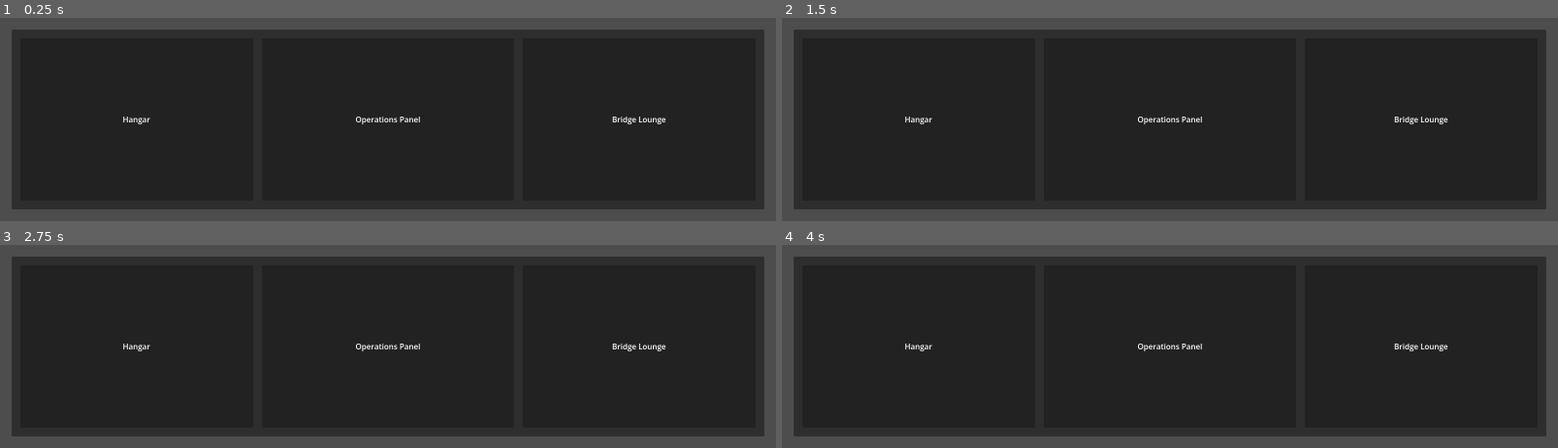
Above: before the commit, frames 1-4 (two rows, left to right).
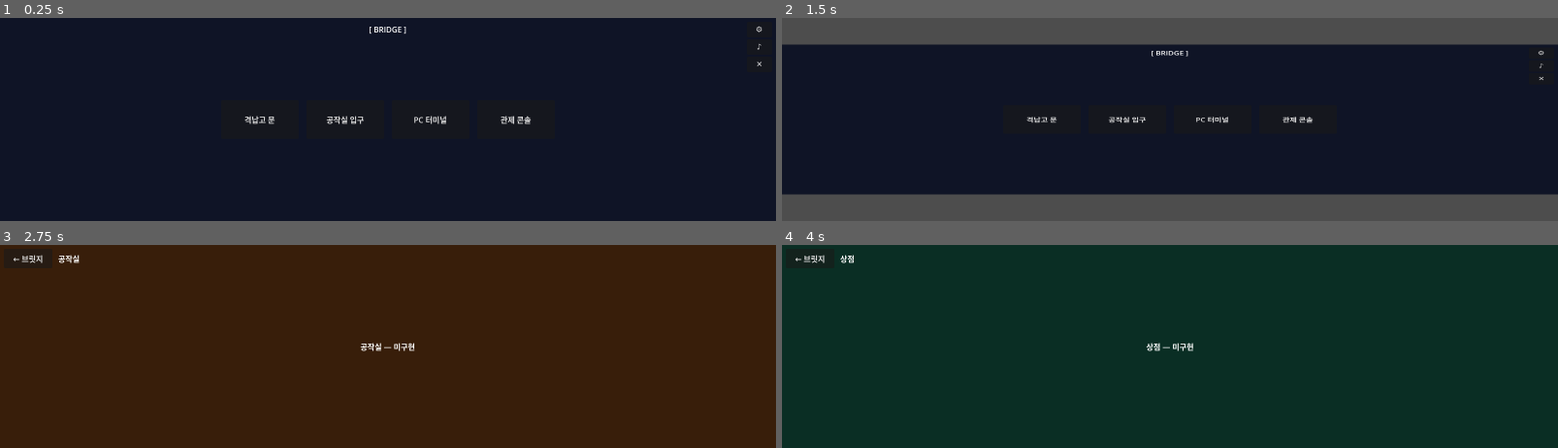
Above: after the commit, the same moments.

Repository: havergooday/dockclicker
Game: Godot game, scene res://scenes/main/main.tscn
Two runs of this game, one before a commit and one after it. Both use one fixed random seed, a clock stepped at 60 frames per second and the inputs below.
Inputs (mouse positions are in pixels of both pictures, inside the frame that each line leads up to):
- Up to frame 1 (0.25 s): no input
- Up to frame 2 (1.5 s): click (1045, 119) at 0.5 s, where only the run after the commit has a clickable "격납고 문"; click (813, 32) at 1.25 s, where only the run after the commit has a clickable "← 브릿지"
- Up to frame 3 (2.75 s): click (341, 346) at 2 s, where only the run after the commit has a clickable "공작실 입구"
- Up to frame 4 (4 s): click (813, 259) at 2.75 s, where only the run after the commit has a clickable "← 브릿지"; click (1216, 346) at 3.5 s, where only the run after the commit has a clickable "PC 터미널"

The runs differ from the first frame. In frame 1, 27% of the frame differs, in the area x 0-100%, y 0-100%; in frame 2, 20%; in frame 3, 26%; in frame 4, 26%.

Commit message:
feat: implement panel flip navigation system
브릿지 뷰(메인) + 서브 패널 4개 구조로 main.tscn 재구성.
PanelManager autoload가 세로 Tween 플립으로 패널 전환을 총괄하며,
ESC 키 및 뒤로가기 버튼으로 브릿지 복귀 가능.

Co-Authored-By: Claude Sonnet 4.6 <noreply@anthropic.com>

Diff:
--- a/project.godot
+++ b/project.godot
@@ -18,12 +18,9 @@
 [autoload]
 
 GameState="*res://scripts/autoload/game_state.gd"
+PanelManager="*res://scripts/ui/panel_manager.gd"
 
 [display]
 
 window/size/viewport_width=1600
 window/size/viewport_height=420
-
-[rendering]
-
-renderer/rendering_method="mobile"
--- a/scenes/main/main.tscn
+++ b/scenes/main/main.tscn
@@ -1,7 +1,11 @@
-[gd_scene load_steps=3 format=3]
+[gd_scene load_steps=7 format=3]
 
-[ext_resource type="Script" path="res://scripts/core/app_root.gd" id="1_q0w1e"]
-[ext_resource type="Script" path="res://scripts/ui/main_panel.gd" id="2_a1s2d"]
+[ext_resource type="Script" path="res://scripts/core/app_root.gd" id="1_apprt"]
+[ext_resource type="PackedScene" path="res://scenes/ui/bridge_view.tscn" id="2_bview"]
+[ext_resource type="PackedScene" path="res://scenes/ui/panel_hangar.tscn" id="3_hangar"]
+[ext_resource type="PackedScene" path="res://scenes/ui/panel_workshop.tscn" id="4_wshop"]
+[ext_resource type="PackedScene" path="res://scenes/ui/panel_shop.tscn" id="5_shop"]
+[ext_resource type="PackedScene" path="res://scenes/ui/panel_dispatch.tscn" id="6_dspch"]
 
 [node name="AppRoot" type="Control"]
 layout_mode = 3
@@ -10,59 +14,39 @@
 anchor_bottom = 1.0
 grow_horizontal = 2
 grow_vertical = 2
-script = ExtResource("1_q0w1e")
+mouse_filter = 2
+script = ExtResource("1_apprt")
 
-[node name="MainPanel" type="PanelContainer" parent="."]
+[node name="BridgeView" parent="." instance=ExtResource("2_bview")]
 layout_mode = 1
 anchors_preset = 15
 anchor_right = 1.0
 anchor_bottom = 1.0
-offset_left = 24.0
-offset_top = 24.0
-offset_right = -24.0
-offset_bottom = -24.0
-script = ExtResource("2_a1s2d")
 
-[node name="Margin" type="MarginContainer" parent="MainPanel"]
-layout_mode = 2
-theme_override_constants/margin_left = 18
-theme_override_constants/margin_top = 18
-theme_override_constants/margin_right = 18
-theme_override_constants/margin_bottom = 18
+[node name="PanelHangar" parent="." instance=ExtResource("3_hangar")]
+layout_mode = 1
+anchors_preset = 15
+anchor_right = 1.0
+anchor_bottom = 1.0
+visible = false
 
-[node name="Columns" type="HBoxContainer" parent="MainPanel/Margin"]
-layout_mode = 2
-theme_override_constants/separation = 18
+[node name="PanelWorkshop" parent="." instance=ExtResource("4_wshop")]
+layout_mode = 1
+anchors_preset = 15
+anchor_right = 1.0
+anchor_bottom = 1.0
+visible = false
 
-[node name="HangarStub" type="PanelContainer" parent="MainPanel/Margin/Columns"]
-custom_minimum_size = Vector2(280, 0)
-layout_mode = 2
-size_flags_horizontal = 3
+[node name="PanelShop" parent="." instance=ExtResource("5_shop")]
+layout_mode = 1
+anchors_preset = 15
+anchor_right = 1.0
+anchor_bottom = 1.0
+visible = false
 
-[node name="HangarLabel" type="Label" parent="MainPanel/Margin/Columns/HangarStub"]
-layout_mode = 2
-text = "Hangar"
-horizontal_alignment = 1
-vertical_alignment = 1
-
-[node name="CenterStub" type="PanelContainer" parent="MainPanel/Margin/Columns"]
-custom_minimum_size = Vector2(520, 0)
-layout_mode = 2
-size_flags_horizontal = 3
-
-[node name="CenterLabel" type="Label" parent="MainPanel/Margin/Columns/CenterStub"]
-layout_mode = 2
-text = "Operations Panel"
-horizontal_alignment = 1
-vertical_alignment = 1
-
-[node name="BridgeStub" type="PanelContainer" parent="MainPanel/Margin/Columns"]
-custom_minimum_size = Vector2(320, 0)
-layout_mode = 2
-size_flags_horizontal = 3
-
-[node name="BridgeLabel" type="Label" parent="MainPanel/Margin/Columns/BridgeStub"]
-layout_mode = 2
-text = "Bridge Lounge"
-horizontal_alignment = 1
-vertical_alignment = 1
+[node name="PanelDispatch" parent="." instance=ExtResource("6_dspch")]
+layout_mode = 1
+anchors_preset = 15
+anchor_right = 1.0
+anchor_bottom = 1.0
+visible = false
--- /dev/null
+++ b/scenes/ui/bridge_view.tscn
@@ -0,0 +1,101 @@
+[gd_scene load_steps=3 format=3]
+
+[ext_resource type="Script" path="res://scripts/ui/bridge_view.gd" id="1_bview"]
+[ext_resource type="Script" path="res://scripts/ui/interaction_object.gd" id="2_iobj"]
+
+[node name="BridgeView" type="Control"]
+layout_mode = 3
+anchors_preset = 15
+anchor_right = 1.0
+anchor_bottom = 1.0
+grow_horizontal = 2
+grow_vertical = 2
+script = ExtResource("1_bview")
+
+[node name="Background" type="ColorRect" parent="."]
+layout_mode = 1
+anchors_preset = 15
+anchor_right = 1.0
+anchor_bottom = 1.0
+grow_horizontal = 2
+grow_vertical = 2
+color = Color(0.06, 0.08, 0.15, 1)
+
+[node name="TitleLabel" type="Label" parent="."]
+layout_mode = 1
+anchor_left = 0.5
+anchor_right = 0.5
+offset_left = -80.0
+offset_top = 12.0
+offset_right = 80.0
+offset_bottom = 36.0
+text = "[ BRIDGE ]"
+horizontal_alignment = 1
+
+[node name="ButtonsCenter" type="CenterContainer" parent="."]
+layout_mode = 1
+anchors_preset = 15
+anchor_right = 1.0
+anchor_bottom = 1.0
+grow_horizontal = 2
+grow_vertical = 2
+
+[node name="ObjectsContainer" type="HBoxContainer" parent="ButtonsCenter"]
+layout_mode = 2
+theme_override_constants/separation = 16
+
+[node name="HangarDoor" type="Button" parent="ButtonsCenter/ObjectsContainer"]
+layout_mode = 2
+custom_minimum_size = Vector2(160, 80)
+text = "격납고 문"
+script = ExtResource("2_iobj")
+target_panel = "hangar"
+
+[node name="WorkshopEntrance" type="Button" parent="ButtonsCenter/ObjectsContainer"]
+layout_mode = 2
+custom_minimum_size = Vector2(160, 80)
+text = "공작실 입구"
+script = ExtResource("2_iobj")
+target_panel = "workshop"
+
+[node name="PCTerminal" type="Button" parent="ButtonsCenter/ObjectsContainer"]
+layout_mode = 2
+custom_minimum_size = Vector2(160, 80)
+text = "PC 터미널"
+script = ExtResource("2_iobj")
+target_panel = "shop"
+
+[node name="ControlConsole" type="Button" parent="ButtonsCenter/ObjectsContainer"]
+layout_mode = 2
+custom_minimum_size = Vector2(160, 80)
+text = "관제 콘솔"
+script = ExtResource("2_iobj")
+target_panel = "dispatch"
+
+[node name="UtilBar" type="VBoxContainer" parent="."]
+layout_mode = 1
+anchor_left = 1.0
+anchor_top = 0.0
+anchor_right = 1.0
+anchor_bottom = 0.0
+offset_left = -60.0
+offset_top = 8.0
+offset_right = -8.0
+offset_bottom = 116.0
+grow_horizontal = 0
+theme_override_constants/separation = 4
+
+[node name="SettingsButton" type="Button" parent="UtilBar"]
+layout_mode = 2
+custom_minimum_size = Vector2(48, 32)
+text = "⚙"
+
+[node name="SoundButton" type="Button" parent="UtilBar"]
+layout_mode = 2
+custom_minimum_size = Vector2(48, 32)
+text = "♪"
+
+[node name="MinimizeButton" type="Button" parent="UtilBar"]
+layout_mode = 2
+custom_minimum_size = Vector2(48, 32)
+text = "✕"
--- /dev/null
+++ b/scenes/ui/panel_dispatch.tscn
@@ -0,0 +1,60 @@
+[gd_scene load_steps=2 format=3]
+
+[ext_resource type="Script" path="res://scripts/ui/sub_panel_base.gd" id="1_dispatch"]
+
+[node name="PanelDispatch" type="Control"]
+layout_mode = 3
+anchors_preset = 15
+anchor_right = 1.0
+anchor_bottom = 1.0
+grow_horizontal = 2
+grow_vertical = 2
+script = ExtResource("1_dispatch")
+panel_id = "dispatch"
+
+[node name="Background" type="ColorRect" parent="."]
+layout_mode = 1
+anchors_preset = 15
+anchor_right = 1.0
+anchor_bottom = 1.0
+grow_horizontal = 2
+grow_vertical = 2
+color = Color(0.14, 0.06, 0.22, 1)
+
+[node name="Header" type="HBoxContainer" parent="."]
+layout_mode = 1
+anchor_left = 0.0
+anchor_top = 0.0
+anchor_right = 1.0
+anchor_bottom = 0.0
+offset_left = 8.0
+offset_top = 8.0
+offset_right = -8.0
+offset_bottom = 48.0
+grow_horizontal = 2
+theme_override_constants/separation = 12
+
+[node name="BackButton" type="Button" parent="Header"]
+layout_mode = 2
+custom_minimum_size = Vector2(100, 32)
+text = "← 브릿지"
+
+[node name="TitleLabel" type="Label" parent="Header"]
+layout_mode = 2
+size_flags_horizontal = 3
+text = "파견 관제"
+vertical_alignment = 1
+
+[node name="ContentArea" type="CenterContainer" parent="."]
+layout_mode = 1
+anchors_preset = 15
+anchor_right = 1.0
+anchor_bottom = 1.0
+grow_horizontal = 2
+grow_vertical = 2
+mouse_filter = 2
+
+[node name="PlaceholderLabel" type="Label" parent="ContentArea"]
+layout_mode = 2
+text = "파견 관제 — 미구현"
+horizontal_alignment = 1
--- /dev/null
+++ b/scenes/ui/panel_hangar.tscn
@@ -0,0 +1,60 @@
+[gd_scene load_steps=2 format=3]
+
+[ext_resource type="Script" path="res://scripts/ui/sub_panel_base.gd" id="1_hangar"]
+
+[node name="PanelHangar" type="Control"]
+layout_mode = 3
+anchors_preset = 15
+anchor_right = 1.0
+anchor_bottom = 1.0
+grow_horizontal = 2
+grow_vertical = 2
+script = ExtResource("1_hangar")
+panel_id = "hangar"
+
+[node name="Background" type="ColorRect" parent="."]
+layout_mode = 1
+anchors_preset = 15
+anchor_right = 1.0
+anchor_bottom = 1.0
+grow_horizontal = 2
+grow_vertical = 2
+color = Color(0.08, 0.12, 0.22, 1)
+
+[node name="Header" type="HBoxContainer" parent="."]
+layout_mode = 1
+anchor_left = 0.0
+anchor_top = 0.0
+anchor_right = 1.0
+anchor_bottom = 0.0
+offset_left = 8.0
+offset_top = 8.0
+offset_right = -8.0
+offset_bottom = 48.0
+grow_horizontal = 2
+theme_override_constants/separation = 12
+
+[node name="BackButton" type="Button" parent="Header"]
+layout_mode = 2
+custom_minimum_size = Vector2(100, 32)
+text = "← 브릿지"
+
+[node name="TitleLabel" type="Label" parent="Header"]
+layout_mode = 2
+size_flags_horizontal = 3
+text = "격납고"
+vertical_alignment = 1
+
+[node name="ContentArea" type="CenterContainer" parent="."]
+layout_mode = 1
+anchors_preset = 15
+anchor_right = 1.0
+anchor_bottom = 1.0
+grow_horizontal = 2
+grow_vertical = 2
+mouse_filter = 2
+
+[node name="PlaceholderLabel" type="Label" parent="ContentArea"]
+layout_mode = 2
+text = "격납고 — 미구현"
+horizontal_alignment = 1
--- /dev/null
+++ b/scenes/ui/panel_shop.tscn
@@ -0,0 +1,60 @@
+[gd_scene load_steps=2 format=3]
+
+[ext_resource type="Script" path="res://scripts/ui/sub_panel_base.gd" id="1_shop"]
+
+[node name="PanelShop" type="Control"]
+layout_mode = 3
+anchors_preset = 15
+anchor_right = 1.0
+anchor_bottom = 1.0
+grow_horizontal = 2
+grow_vertical = 2
+script = ExtResource("1_shop")
+panel_id = "shop"
+
+[node name="Background" type="ColorRect" parent="."]
+layout_mode = 1
+anchors_preset = 15
+anchor_right = 1.0
+anchor_bottom = 1.0
+grow_horizontal = 2
+grow_vertical = 2
+color = Color(0.04, 0.18, 0.14, 1)
+
+[node name="Header" type="HBoxContainer" parent="."]
+layout_mode = 1
+anchor_left = 0.0
+anchor_top = 0.0
+anchor_right = 1.0
+anchor_bottom = 0.0
+offset_left = 8.0
+offset_top = 8.0
+offset_right = -8.0
+offset_bottom = 48.0
+grow_horizontal = 2
+theme_override_constants/separation = 12
+
+[node name="BackButton" type="Button" parent="Header"]
+layout_mode = 2
+custom_minimum_size = Vector2(100, 32)
+text = "← 브릿지"
+
+[node name="TitleLabel" type="Label" parent="Header"]
+layout_mode = 2
+size_flags_horizontal = 3
+text = "상점"
+vertical_alignment = 1
+
+[node name="ContentArea" type="CenterContainer" parent="."]
+layout_mode = 1
+anchors_preset = 15
+anchor_right = 1.0
+anchor_bottom = 1.0
+grow_horizontal = 2
+grow_vertical = 2
+mouse_filter = 2
+
+[node name="PlaceholderLabel" type="Label" parent="ContentArea"]
+layout_mode = 2
+text = "상점 — 미구현"
+horizontal_alignment = 1
--- /dev/null
+++ b/scenes/ui/panel_workshop.tscn
@@ -0,0 +1,60 @@
+[gd_scene load_steps=2 format=3]
+
+[ext_resource type="Script" path="res://scripts/ui/sub_panel_base.gd" id="1_workshop"]
+
+[node name="PanelWorkshop" type="Control"]
+layout_mode = 3
+anchors_preset = 15
+anchor_right = 1.0
+anchor_bottom = 1.0
+grow_horizontal = 2
+grow_vertical = 2
+script = ExtResource("1_workshop")
+panel_id = "workshop"
+
+[node name="Background" type="ColorRect" parent="."]
+layout_mode = 1
+anchors_preset = 15
+anchor_right = 1.0
+anchor_bottom = 1.0
+grow_horizontal = 2
+grow_vertical = 2
+color = Color(0.22, 0.12, 0.04, 1)
+
+[node name="Header" type="HBoxContainer" parent="."]
+layout_mode = 1
+anchor_left = 0.0
+anchor_top = 0.0
+anchor_right = 1.0
+anchor_bottom = 0.0
+offset_left = 8.0
+offset_top = 8.0
+offset_right = -8.0
+offset_bottom = 48.0
+grow_horizontal = 2
+theme_override_constants/separation = 12
+
+[node name="BackButton" type="Button" parent="Header"]
+layout_mode = 2
+custom_minimum_size = Vector2(100, 32)
+text = "← 브릿지"
+
+[node name="TitleLabel" type="Label" parent="Header"]
+layout_mode = 2
+size_flags_horizontal = 3
+text = "공작실"
+vertical_alignment = 1
+
+[node name="ContentArea" type="CenterContainer" parent="."]
+layout_mode = 1
+anchors_preset = 15
+anchor_right = 1.0
+anchor_bottom = 1.0
+grow_horizontal = 2
+grow_vertical = 2
+mouse_filter = 2
+
+[node name="PlaceholderLabel" type="Label" parent="ContentArea"]
+layout_mode = 2
+text = "공작실 — 미구현"
+horizontal_alignment = 1
--- a/scripts/core/app_root.gd
+++ b/scripts/core/app_root.gd
@@ -1,7 +1,5 @@
 extends Control
-
-@onready var main_panel: Control = $MainPanel
 
 
 func _ready() -> void:
-	main_panel.mouse_filter = Control.MOUSE_FILTER_PASS
+	mouse_filter = Control.MOUSE_FILTER_IGNORE
--- /dev/null
+++ b/scripts/ui/bridge_view.gd
@@ -0,0 +1,5 @@
+extends Control
+
+
+func _ready() -> void:
+	PanelManager.register_panel("bridge", self)
--- /dev/null
+++ b/scripts/ui/interaction_object.gd
@@ -0,0 +1,12 @@
+extends Button
+
+@export var target_panel: String = ""
+
+
+func _ready() -> void:
+	pressed.connect(_on_pressed)
+
+
+func _on_pressed() -> void:
+	if target_panel != "":
+		PanelManager.show_panel(target_panel)
--- /dev/null
+++ b/scripts/ui/panel_manager.gd
@@ -0,0 +1,59 @@
+extends Node
+
+signal panel_changed(panel_id: String)
+
+var current_panel: String = "bridge"
+var _panels: Dictionary = {}
+var _is_transitioning: bool = false
+
+
+func register_panel(id: String, node: Control) -> void:
+	_panels[id] = node
+
+
+func show_panel(panel_id: String) -> void:
+	if _is_transitioning or panel_id == current_panel:
+		return
+	if not _panels.has(panel_id) or not _panels.has(current_panel):
+		return
+	_flip_to(current_panel, panel_id)
+
+
+func show_bridge() -> void:
+	show_panel("bridge")
+
+
+func _flip_to(from_id: String, to_id: String) -> void:
+	_is_transitioning = true
+	var from_node: Control = _panels[from_id]
+	var to_node: Control = _panels[to_id]
+
+	from_node.pivot_offset = from_node.size / 2.0
+
+	var tween := create_tween()
+
+	tween.tween_property(from_node, "scale:y", 0.0, 0.12) \
+		.set_ease(Tween.EASE_IN).set_trans(Tween.TRANS_SINE)
+
+	tween.tween_callback(func():
+		from_node.visible = false
+		from_node.scale.y = 1.0
+		to_node.pivot_offset = to_node.size / 2.0
+		to_node.scale.y = 0.0
+		to_node.visible = true
+	)
+
+	tween.tween_property(to_node, "scale:y", 1.0, 0.12) \
+		.set_ease(Tween.EASE_OUT).set_trans(Tween.TRANS_SINE)
+
+	tween.tween_callback(func():
+		current_panel = to_id
+		_is_transitioning = false
+		panel_changed.emit(to_id)
+	)
+
+
+func _input(event: InputEvent) -> void:
+	if event.is_action_pressed("ui_cancel") and current_panel != "bridge" and not _is_transitioning:
+		show_bridge()
+		get_viewport().set_input_as_handled()
--- /dev/null
+++ b/scripts/ui/sub_panel_base.gd
@@ -0,0 +1,10 @@
+extends Control
+
+@export var panel_id: String = ""
+@onready var back_button: Button = $Header/BackButton
+
+
+func _ready() -> void:
+	back_button.pressed.connect(func(): PanelManager.show_bridge())
+	if panel_id != "":
+		PanelManager.register_panel(panel_id, self)
Not shown, changed: docs/current-priorities.md
Not shown, changed: docs/implemented-features.md
Not shown, changed: docs/missing-features.md
